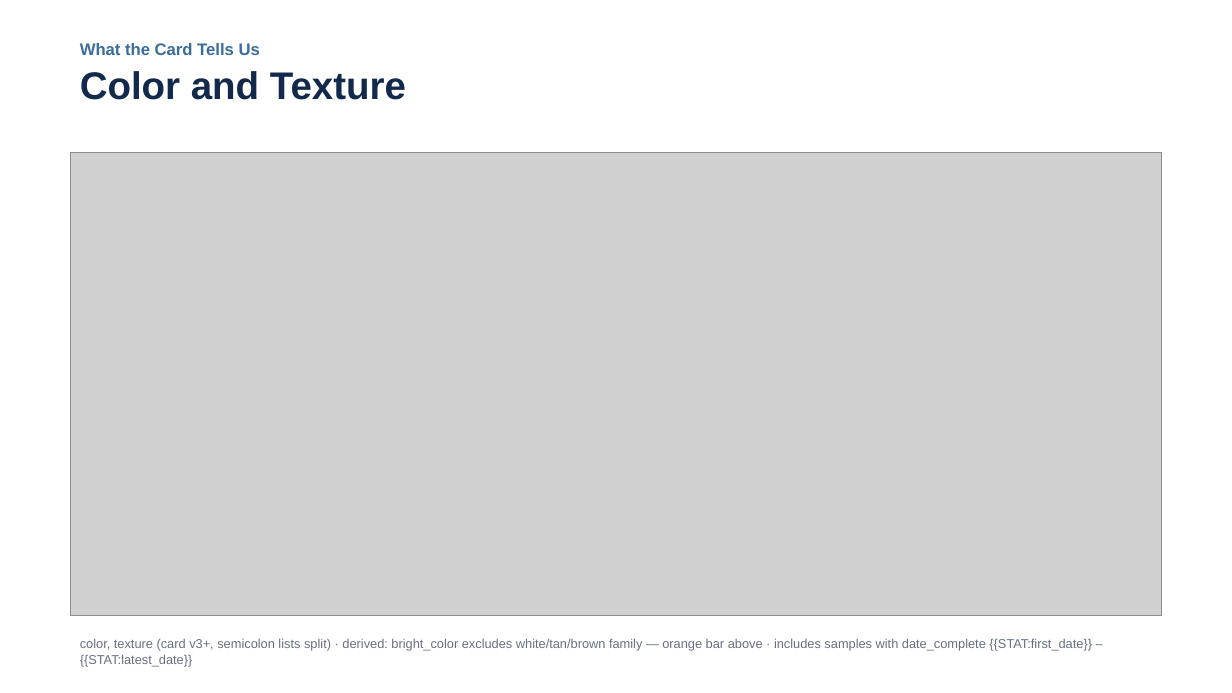
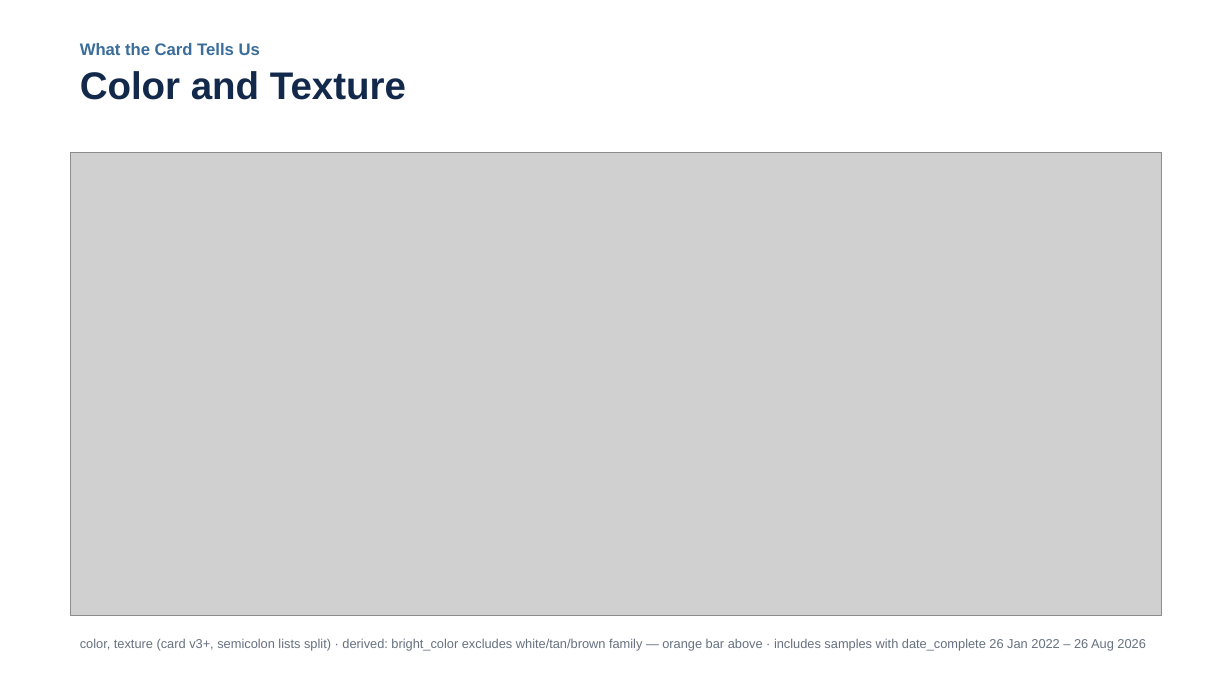
Before and after one commit to opioiddatalab/ncslides, a slide deck: slide 22 of docs/nc-drug-checking-latest.pptx. Drawn at 1232x693 pixels with LibreOffice and Linux fonts; fonts in the diff are those of the drawing; grey boxes stand for pictures. Boxes give left, top, right and bottom in pixels: in the first picture for what was removed or moved away, otherwise in the second. Text is boxed around its words. In the diff, an @@ line names an element or a change of style, - is before the commit and + after.

```diff
--- a/docs/nc-drug-checking-latest.pptx
+++ b/docs/nc-drug-checking-latest.pptx
@@ text at box(80, 638, 1146, 651): text changed @@
-color, texture (card v3+, semicolon lists split) · derived: bright_color excludes white/tan/brown family — orange bar above · includes samples with date_complete {{STAT:first_date}} – {{STAT:latest_date}}
+color, texture (card v3+, semicolon lists split) · derived: bright_color excludes white/tan/brown family — orange bar above · includes samples with date_complete 26 Jan 2022 – 26 Aug 2026
```
Also in this commit, not shown: 36 other slides changed, 7 slides added, 7 slides removed, 5 other files.
